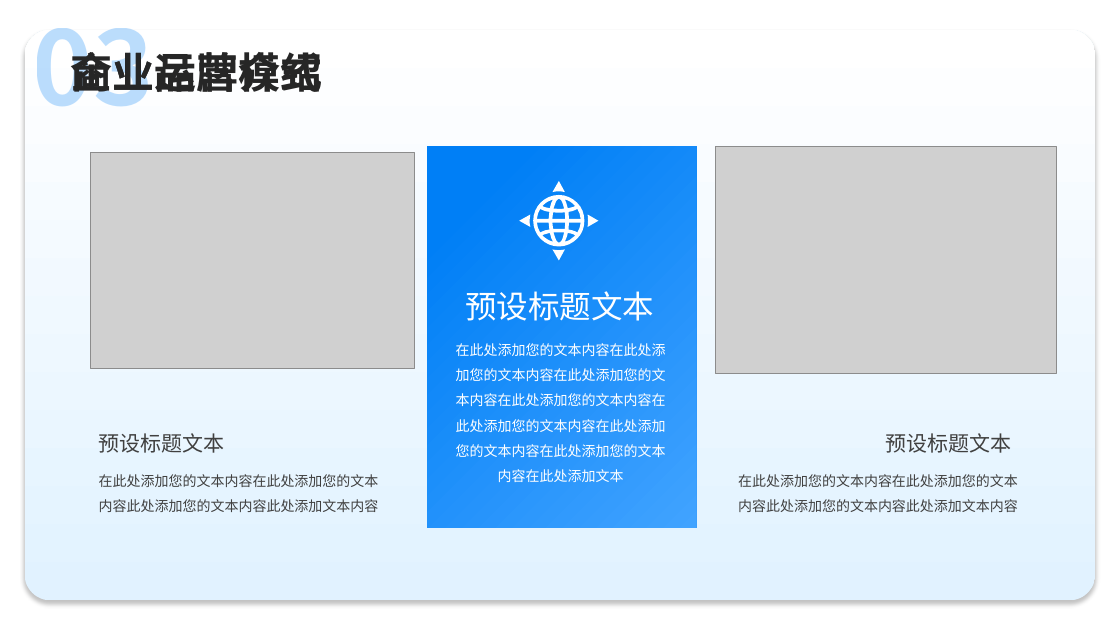
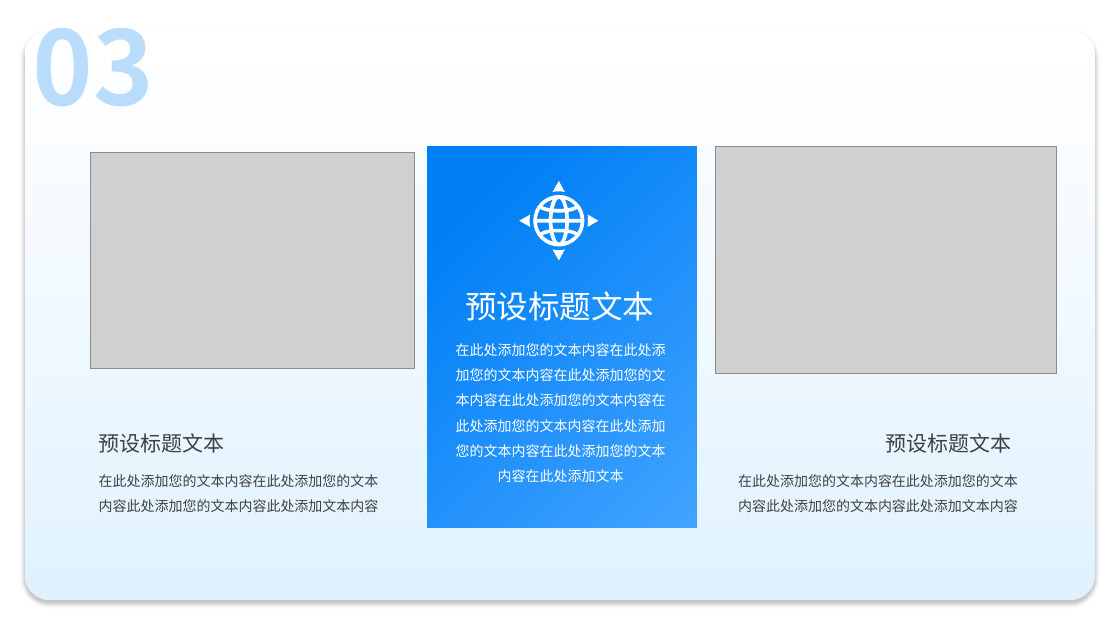
Before and after one commit to Anionex/PPTAgent, a slide deck: slide 15 of pptagent/templates/brand/source.pptx. Drawn at 1120x630 pixels with LibreOffice and Linux fonts; fonts in the diff are those of the drawing; grey boxes stand for pictures; background and template pictures are left out. Boxes give left, top, right and bottom in pixels: in the first picture for what was removed or moved away, otherwise in the second. Text is boxed around its words. In the diff, an @@ line names an element or a change of style, - is before the commit and + after.

```diff
--- a/pptagent/templates/brand/source.pptx
+++ b/pptagent/templates/brand/source.pptx
@@ text removed at box(71, 46, 323, 99) @@
-商业运营模式
@@ text removed at box(71, 46, 323, 99) @@
-企业品牌介绍
```
Also in this commit, not shown: 19 other slides changed, 44 other files.
